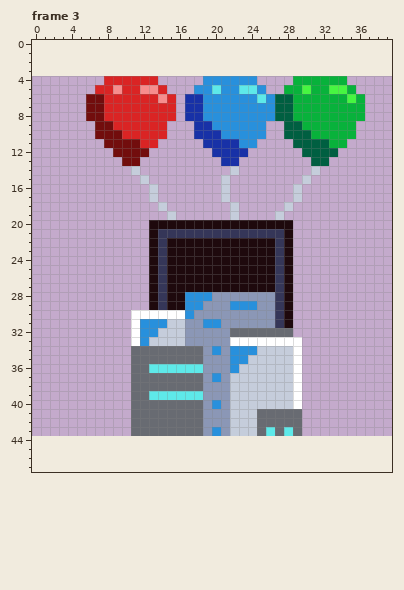
Pixel-art file: MiniJam56Sky/Assets/Sprites/factory.aseprite. Above is the file before it was changed.
40x40 pixels, 3 frames. Shown: frame 3. The old version is drawn lined up with the new one, on the new canvas.
Once edited:
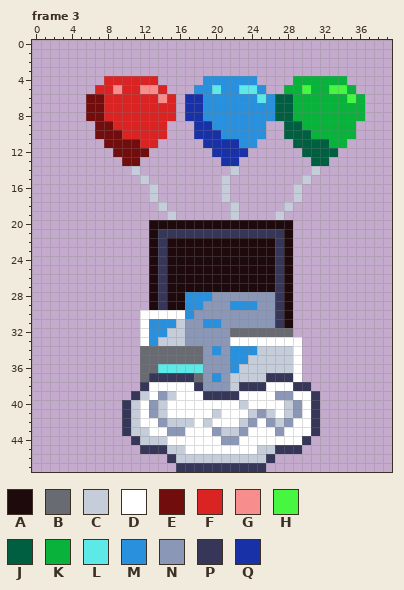
Palette (. is transparent): A #1e090d  B #686b72  C #c5cddb  D #ffffff  E #720d0d  F #da2424  G #f78d8d  H #47f641  J #005f41  K #08b23b  L #5ee9e9  M #2890dc  N #8b97b6  P #353658  Q #1831a7
The exact change:
canvas 40x40 -> 40x48, the old top-left corner now at 0,4
--- frame 3
@@ x 8..33 @@
 29 .....APAAMMNNNMMMNNPA.....
-30 ...DDDDDDMNNNNNNNNNPA.....
-31 ...DMMMCCNNMMNNNNNNPA.....
-32 ...DMMCCCNNNNNBBBBBBB.....
-33 ...DMCCCCNNNNNDDDDDDDD....
-34 ...BBBBBBBBNMNMMMCCCCD....
-35 ...BBBBBBBBNNNMMCCCCCD....
-36 ...BBLLLLLLNNNMCCCCCCD....
-37 ...BBBBBBBBNMNCCCCCCCD....
-38 ...BBBBBBBBNNNCCCCCCCD....
-39 ...BBLLLLLLNNNCCCCCCCD....
-40 ...BBBBBBBBNMNCCCCCCCD....
-41 ...BBBBBBBBNNNCCCBBBBB....
-42 ...BBBBBBBBNNNCCCBBBBB....
-43 ...BBBBBBBBNMNCCCBLBLB....
-44 ..........................
-45 ..........................
-46 ..........................
-47 ..........................
+30 ....DDDDDMNNNNNNNNNPA.....
+31 ....DMMMCNNMMNNNNNNPA.....
+32 ....DMMCCNNNNNBBBBBBB.....
+33 ....DMCCCNNNNNDDDDDDDD....
+34 ....BBBBBBBNMNMMMCCCCD....
+35 ....BBBBBBBNNNMMCCCCCD....
+36 ....BBLLLLLNNNMCCCCCCD....
+37 ....BPPPPPBNMNCCCCPPPD....
+38 ....PDDDDDPNNNCPPPDDDPP...
+39 ...PCDNCDDDPPPPDDDDNNDDP..
+40 ..PCDNCDDDDDDDDCDDDDCNDP..
+41 ..PCDNCDDDDDCDDDCNCDCNDP..
+42 ..PCDDNCCCDCDDDCNDNCNDDP..
+43 ..PCCDDNNDDDNCCNDDDNDDDP..
+44 ...PCCCDDDDDDNNDDDDDDDP...
+45 ....PPPCCDDDDDDDDCCPPP....
+46 .......PCCCCCCCCCCP.......
+47 ........PPPPPPPPPP........
